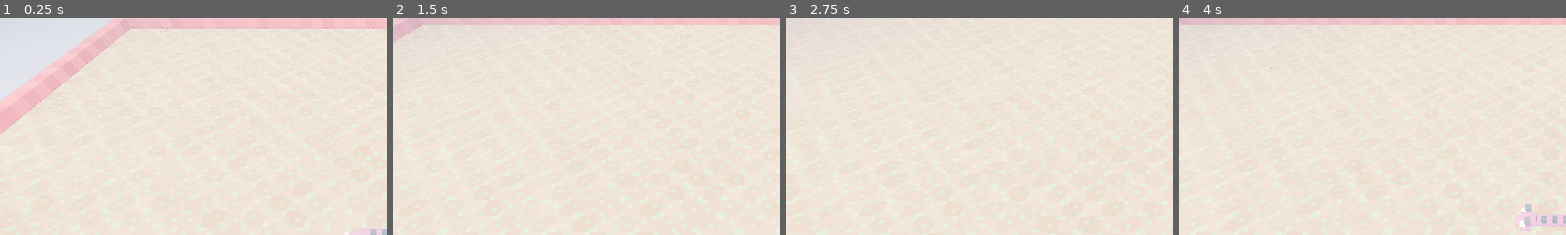
Above: before the commit, frames 1-4 (left to right).
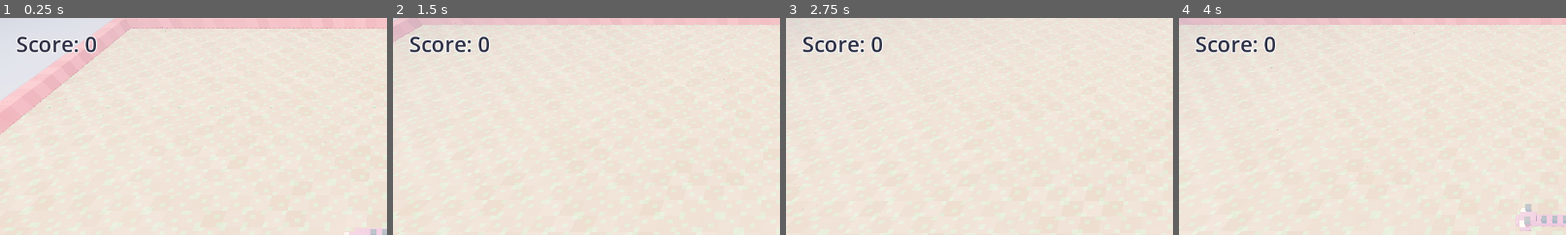
Above: after the commit, the same moments.

Repository: UmbreonRyguy/D4
Game: Godot game, scene res://main.tscn
The game is run twice, just before and just after one commit, with the same random seed, the same clock (stepped at 60 frames per second) and the same inputs.
Inputs:
- Up to frame 1 (0.25 s): no input
- Up to frame 2 (1.5 s): hold Right (ui_right) 0.53-1.28 s; hold Down (ui_down) from 1.28 s (still down)
- Up to frame 3 (2.75 s): release Down (ui_down) at 2.03 s; hold Right (ui_right) from 2.03 s (still down)
- Up to frame 4 (4 s): release Right (ui_right) at 2.78 s; hold Up (ui_up) 2.78-3.53 s; hold Left (ui_left) from 3.53 s (still down)
The pictures show only the part of the screen within x 0-50%, y 0-50%; the shares and areas given below are measured in that part.

The runs differ from the first frame. In frame 1, 0.7% of the frame differs, in the area x 4-26%, y 8-17%; in frame 2, 0.8%; in frame 3, 0.8%; in frame 4, 0.8%.

Commit message:
Added a lolipop as food, and a score that increases when collecting the food.

Diff:
--- a/app/main.gd
+++ b/app/main.gd
@@ -5,6 +5,11 @@
 const GRID := Vector2i(48, 48)  # your call: bigger grids make the dragon feel finer
 const TICK_SECONDS := 0.1
 const CAMERA_OFFSET := Vector3(0, 11, 7.5)  # above and behind the head
+
+#food vars
+const FOOD_PIECE := "lollipop"  # food name
+const FOOD_SPIN := 1.6  # value in radians for how fast food rotates
+
 const DIRECTIONS := {
 	"ui_up": Vector2i.UP,
 	"ui_down": Vector2i.DOWN,
@@ -15,14 +20,24 @@
 var session := Session.new(GRID)
 var meshes := {}  # kit piece name -> Mesh, shared by everything that shows it (Flyweight)
 var segments: Array[MeshInstance3D] = []
+var food := MeshInstance3D.new()
+var score_label := Label.new()
 var camera := Camera3D.new()
 var _clock := 0.0
+
+#instantiate food
+
 
 
 func _ready() -> void:
 	meshes = Stage.load_kit()
 	_build_stage()
 	_draw_dragon()
+	_build_hud()
+	add_child(food)
+	food.mesh = meshes[FOOD_PIECE]
+	_draw_food()
+	_draw_score()
 
 
 ## Input arrives as events, so even a tap shorter than one frame is never missed.
@@ -38,7 +53,23 @@
 		_clock -= TICK_SECONDS
 		session.tick()
 		_draw_dragon()
+		#create food and score
+		_draw_food()
+		_draw_score()
+	food.rotate_y(FOOD_SPIN * delta)  # no rule reads the food's facing
 	_follow(delta)
+
+
+#new function to create a score counter for the food being collected.
+func _build_hud() -> void:
+	var hud := CanvasLayer.new()
+	score_label.add_theme_font_size_override("font_size", 32)
+	score_label.add_theme_color_override("font_color", Color("2b2d42"))
+	score_label.add_theme_color_override("font_outline_color", Color("ffffff"))
+	score_label.add_theme_constant_override("outline_size", 6)
+	score_label.position = Vector2(24, 16)
+	hud.add_child(score_label)
+	add_child(hud)
 
 
 ## Sky, light, and tiles live in app/stage.gd; the camera follows the head.
@@ -75,3 +106,11 @@
 
 func _center(cell: Vector2i) -> Vector3:
 	return Vector3(cell.x + 0.5, 0, cell.y + 0.5)
+
+
+func _draw_score() -> void:  #prints score
+	score_label.text = "Score: %d" % session.score
+
+
+func _draw_food() -> void:  #creates food
+	food.position = _center(session.food)
--- a/core/session.gd
+++ b/core/session.gd
@@ -4,17 +4,39 @@
 class_name Session
 extends RefCounted
 
+const FOOD_SEED := 42  #random value for food placement, changed after each round
+
 var board: Board
 var dragon: Dragon
+var food := Vector2i.ZERO  #cell that holds food
+var score := 0
+var rng := RandomNumberGenerator.new()
 
 
 func _init(grid_size: Vector2i) -> void:
+	rng.seed = FOOD_SEED
 	board = Board.bordered(grid_size)
 	dragon = Dragon.new(grid_size)
+	food = _place_food()
 
 
 ## One step of the rules. TODO for D4: food, growth, and collisions with the dragon's
 ## own body and with solid tiles (board.is_solid). Each needs the dragon and something
 ## else, which is why they go here rather than in Dragon.tick.
 func tick() -> void:
+	var tail: Vector2i = dragon.body.back()
 	dragon.tick()
+	if dragon.body[0] == food:  #grow dragon based on score, place food
+		score += 1
+		dragon.body.append(tail)
+		food = _place_food()
+
+
+func _place_food() -> Vector2i:  #find random free cell to place food
+	var free: Array[Vector2i] = []
+	for cell: Vector2i in board.tiles:
+		if not board.is_solid(cell) and cell not in dragon.body:
+			free.append(cell)
+	free.sort()
+	assert(not free.is_empty(), "No free cell left for food: the dragon fills the board")
+	return free[rng.randi_range(0, free.size() - 1)]
Binary file changed: art/dragon_kit.glb
